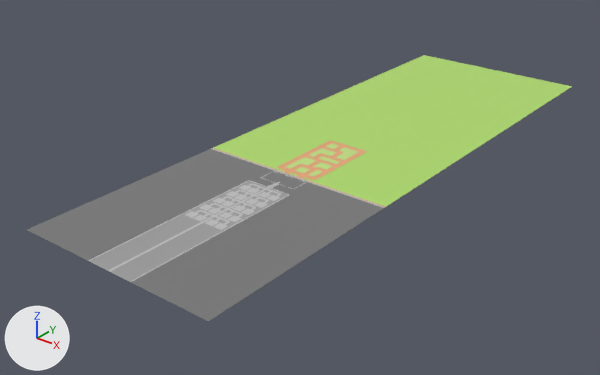
The FBX model Assets/000.Eeeeden/00-Fbxs/01-Map/Map.fbx, before and after one commit.
One viewpoint serves both versions: a 50 mm camera at (133.3, -149.1, 98.3) aimed at (-8.7, 28.4, -11.8). Arrows for +X, +Y and +Z are at lower left; the lights stay in place. Where no turn or scale is listed for an object, it has been applied to the vertices. Vertices at the same position are counted once.

The first picture shows 'Map'.
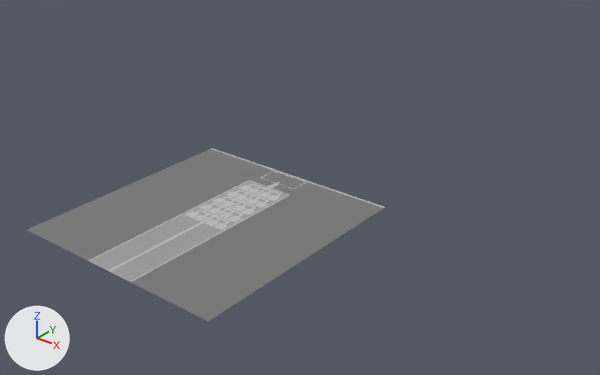
Patch to the scene script:
```diff
--- a/Assets/000.Eeeeden/00-Fbxs/01-Map/Map.fbx.py
+++ b/Assets/000.Eeeeden/00-Fbxs/01-Map/Map.fbx.py
@@ me_map @@
 # used by ob_map; location = (0.0, 0.0, 0.0)
-me_map.from_pydata(...)  # 707 vertices, 263 faces; spans x -31.0..31.0, y -51.0..136.0, z 0.0
+me_map.from_pydata(...)  # 464 vertices, 204 faces; spans x -31.0..31.0, y -51.0..14.0, z 0.0
+# me_map part 1: 10 loose pieces with 243 vertices, spanning x -31.0..31.0, y 14.0..136.0, z 0.0, are deleted
 me_map.materials.append(mat_main)
```

Boxes (x1, y1, x2, y2) around the edits, measured in the pictures (600 x 375 px):
'Map', reshaped (34% narrower, 35% shorter): before (27, 55, 572, 321); after (27, 148, 385, 321)
part 1 of me_map, deleted (green): before (213, 55, 572, 207)
